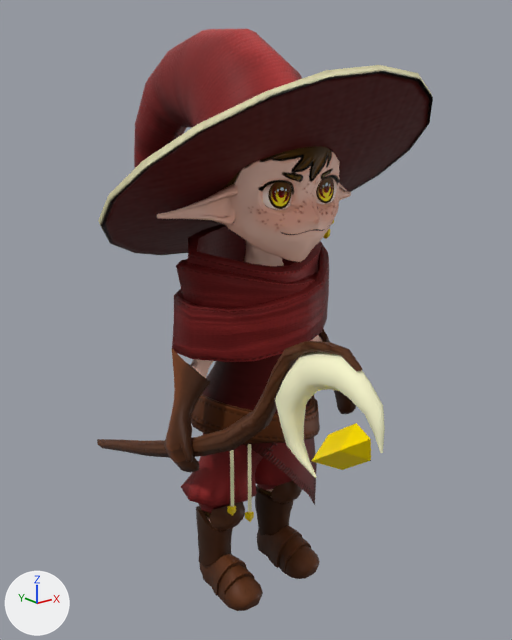
The FBX model Assets/Models/mage.fbx, before and after one commit.
One viewpoint serves both versions: a 50 mm lens placed at (-0.0619, -0.0784, 0.0717), pointed at (-0.0018, -0.0032, 0.0416). Arrows for +X, +Y and +Z are at lower left; the lights stay in place. Where no turn or scale is listed for an object, it has been applied to the vertices. Vertices at the same position are counted once.

Names of what the first picture shows: 'Mage'.
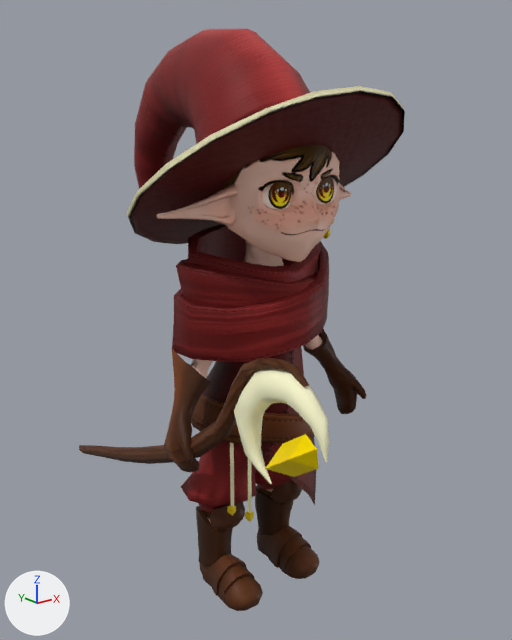
Diff of the bpy script that builds the scene:
```diff
--- a/Assets/Models/mage.fbx.py
+++ b/Assets/Models/mage.fbx.py
@@ me_mesh @@
 me_mesh.from_pydata(...)  # 4438 vertices, 4074 faces; spans x -0.0226..0.0227, y -0.0338..0.0327, z -0.0011..0.0807
 # used by ob_mage; location = (-0.0011, -0.0055, 0.0)
+# me_mesh part 1: the loose piece of 160 vertices spanning x -0.0226..0.0227, y -0.0185..0.0203, z 0.0483..0.075 is scaled about its middle by 0.841
+# me_mesh part 2: the loose piece of 8 vertices spanning x -0.0165..-0.0131, y -0.0322..-0.0247, z 0.0352..0.0411 is moved by (-0.0003, 0.0069, -0.0038)
+# me_mesh part 3: the loose piece of 78 vertices spanning x -0.0155..-0.0127, y -0.0338..-0.0186, z 0.0335..0.0484 is moved by (-0.0003, 0.0069, -0.0038)
+# me_mesh part 4: the loose piece of 70 vertices spanning x -0.0156..-0.0129, y -0.0306..0.0287, z 0.0156..0.0488 is moved by (-0.0003, 0.0069, -0.0038)
 me_mesh.materials.append(mat_phong5)
```

Boxes (x1, y1, x2, y2) around the edits, measured in the pictures (512 x 640 px; the box of a moved part takes in the faces that stretch with it):
'Mage', reshaped: before (97, 29, 433, 611); after (79, 29, 405, 611)
part 1 of me_mesh, moved or reshaped: before (98, 65, 433, 255); after (126, 86, 405, 244)
part 2 of me_mesh, moved or reshaped: before (312, 423, 371, 470); after (265, 434, 319, 477)
part 3 of me_mesh, moved or reshaped: before (275, 352, 385, 478); after (234, 368, 329, 484)
part 4 of me_mesh, moved or reshaped: before (97, 341, 363, 458); after (79, 358, 309, 464)
